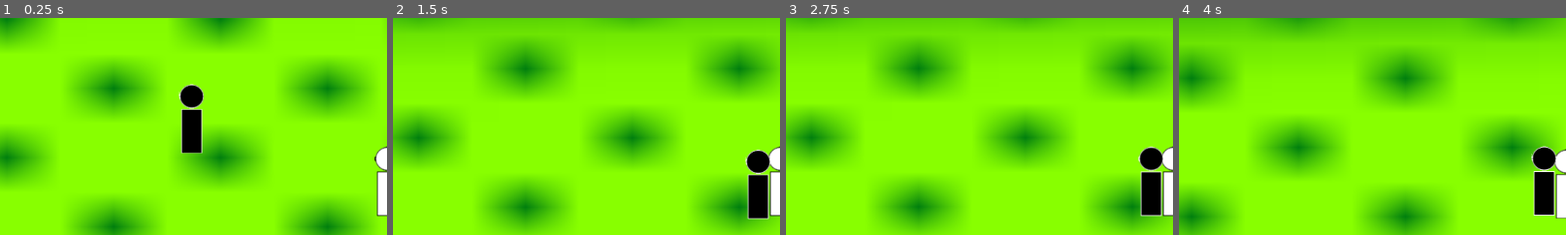
Above: before the commit, frames 1-4 (left to right).
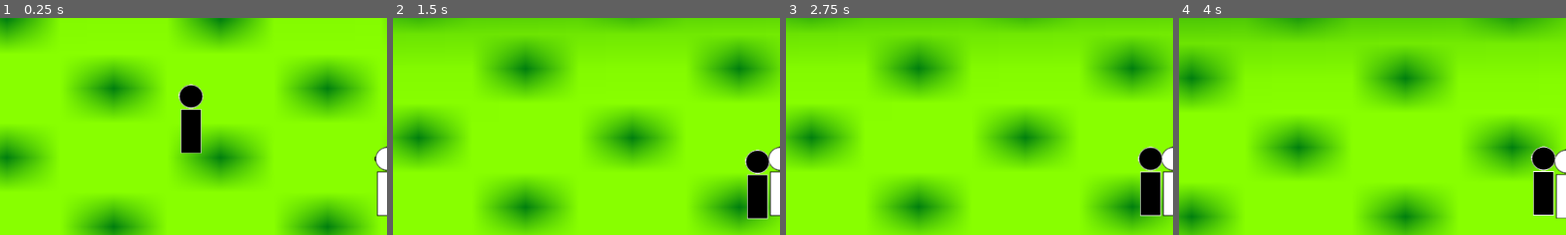
Above: after the commit, the same moments.

Repository: BChabowski/hns
Game: Godot game, scene res://world.tscn
Two runs of this game, one before a commit and one after it. Both use one fixed random seed, a clock stepped at 60 frames per second and the inputs below.
Inputs (mouse positions are % of the whole screen's width and height, from its top left):
- Up to frame 1 (0.25 s): no input
- Up to frame 2 (1.5 s): click (25, 36) at 0.5 s; click (47, 53) at 1.25 s
- Up to frame 3 (2.75 s): click (47, 51) at 2 s
- Up to frame 4 (4 s): tap Enter at 2.75 s; move the mouse to (72, 45) at 2.77 s; click (72, 45) at 2.92 s; move the mouse to (30, 55) at 3.52 s; click (30, 55) at 3.67 s
The pictures show only the part of the screen within x 0-50%, y 13-63%; the shares and areas given below are measured in that part.

The runs differ from the first frame. In frame 1, 0.4% of the frame differs, in the area x 46-53%, y 30-63%; in frame 2, 0.4%; in frame 3, 0.4%; in frame 4, 0.4%, in the area x 90-98%, y 58-92%.

Commit message:
Adds xp gained after enemy death

Diff:
--- a/SignalBus.gd
+++ b/SignalBus.gd
@@ -1,3 +1,4 @@
 extends Node
 
 signal object_clicked(obj: Node2D)
+signal xp_granted(xp: int)
--- a/enemy_placeholder.gd
+++ b/enemy_placeholder.gd
@@ -6,6 +6,7 @@
 var ready_to_attack = false
 
 @export var hp = 40
+@export var xp_value = 100
 @export var friendly = false
 #todo dmg should be calculated based on strength and weapon
 @export var base_dmg = 5
@@ -14,7 +15,7 @@
 var in_attack_distance = false
 var attack_cooldown = 1
 
-func _physics_process(delta):
+func _physics_process(_delta):
 	velocity = Vector2.ZERO
 	if currently_engaged_enemy && global_position.distance_to(currently_engaged_enemy.global_position) > 75:
 		velocity = global_position.direction_to(currently_engaged_enemy.global_position) * run_speed
@@ -43,6 +44,14 @@
 func take_hit(dmg: int):
 	hp -= dmg
 	print("Enemy takes hit! Life remaining: " + str(hp))
+	if hp <= 0:
+		die()
+
+func die():
+	$AnimationPlayer.play("Death")
+	await $AnimationPlayer.animation_finished
+	SignalBus.xp_granted.emit(xp_value)
+	self.queue_free();
 
 func _on_timeout():
 	ready_to_attack = true
@@ -53,7 +62,8 @@
 		currently_engaged_enemy = body
 
 func _on_detect_radius_body_exited(body: Node2D) -> void:
-	currently_engaged_enemy = null
+	if body == currently_engaged_enemy:
+		currently_engaged_enemy = null
 
 func _on_attack_radius_body_entered(body: Node2D) -> void:
 	#todo use groups
@@ -61,7 +71,8 @@
 		in_attack_distance = true
 
 func _on_attack_radius_body_exited(body: Node2D) -> void:
-	in_attack_distance = false
+	if body == currently_engaged_enemy:
+		in_attack_distance = false
 
 func _on_damage_radius_body_entered(body: Node2D) -> void:
 	if(body == currently_engaged_enemy):
--- a/enemy_placeholder.tscn
+++ b/enemy_placeholder.tscn
@@ -90,9 +90,39 @@
 "values": [false]
 }
 
+[sub_resource type="Animation" id="Animation_otyl3"]
+resource_name = "Death"
+length = 0.3
+step = 0.1
+tracks/0/type = "value"
+tracks/0/imported = false
+tracks/0/enabled = true
+tracks/0/path = NodePath("EnemySprite:frame")
+tracks/0/interp = 1
+tracks/0/loop_wrap = true
+tracks/0/keys = {
+"times": PackedFloat32Array(0, 0.1, 0.2),
+"transitions": PackedFloat32Array(1, 1, 1),
+"update": 1,
+"values": [5, 6, 7]
+}
+tracks/1/type = "value"
+tracks/1/imported = false
+tracks/1/enabled = true
+tracks/1/path = NodePath("DamageRadius/DamageShape:disabled")
+tracks/1/interp = 1
+tracks/1/loop_wrap = true
+tracks/1/keys = {
+"times": PackedFloat32Array(0),
+"transitions": PackedFloat32Array(1),
+"update": 1,
+"values": [true]
+}
+
 [sub_resource type="AnimationLibrary" id="AnimationLibrary_j2thn"]
 _data = {
 &"Attack": SubResource("Animation_hlmrv"),
+&"Death": SubResource("Animation_otyl3"),
 &"Idle": SubResource("Animation_j2thn"),
 &"RESET": SubResource("Animation_vpa05")
 }
@@ -114,8 +144,9 @@
 shape = SubResource("CapsuleShape2D_hlmrv")
 
 [node name="EnemySprite" type="Sprite2D" parent="EnemyPlaceholder"]
+position = Vector2(-1, 0)
 texture = ExtResource("2_hlmrv")
-hframes = 5
+hframes = 8
 frame = 2
 
 [node name="DetectRadius" type="Area2D" parent="EnemyPlaceholder"]
--- a/player_character.gd
+++ b/player_character.gd
@@ -4,6 +4,10 @@
 @export var hp = 100
 @export var base_dmg = 5
 @export var attack_cooldown = 1
+
+var current_xp_points = 0 #set from saved state on create
+var xp_to_next_level = 1000 #set from saved state on create
+var current_level = 0 #set from saved state on create
 
 var target = position
 var moving = false
@@ -14,6 +18,7 @@
 
 func _ready() -> void:
 	SignalBus.object_clicked.connect(react_to_object_clicked)
+	SignalBus.xp_granted.connect(add_xp_points)
 
 func _input(event):
 	if event is InputEventMouseButton:
@@ -21,7 +26,7 @@
 			target = get_global_mouse_position()
 			moving = true
 
-func _physics_process(delta):
+func _physics_process(_delta):
 	velocity = global_position.direction_to(target) * speed
 	if moving:
 		if global_position.distance_to(target) > 10:
@@ -61,11 +66,18 @@
 	$AttackRadius/AttackShape.disabled = true
 	$AttackRadius/AttackShape.disabled = false
 	currently_engaged_enemy = body
-	for overlapping in $AttackRadius.get_overlapping_bodies():
-		if(overlapping == currently_engaged_enemy):
-			print("Player attack!")
+
+func add_xp_points(points):
+	current_xp_points += points
+	print("Player gains xp points! Current xp points amount: " + str(points))
+	if current_xp_points > xp_to_next_level:
+		raise_level()
+
+func raise_level():
+	pass #needs implementation
 
 func _on_attack_radius_body_entered(body: Node2D) -> void:
+	#todo maybe keep array of all nodes in this area?
 	#todo use groups
 	if (body.get_path().get_name(body.get_path().get_name_count() - 1) == "EnemyPlaceholder"):
 		if currently_engaged_enemy && currently_engaged_enemy == body:
@@ -73,7 +85,8 @@
 
 #copied from enemy class
 func _on_attack_radius_body_exited(body: Node2D) -> void:
-	in_attack_distance = false
+	if body == currently_engaged_enemy:
+		in_attack_distance = false
 
 func _on_damage_radius_body_entered(body: Node2D) -> void:
 	if currently_engaged_enemy == body:
Not shown: 1 places in enemy_placeholder.tscn that only renumber resources
Binary file changed: textures/characters/enemy-placholder-all.png
